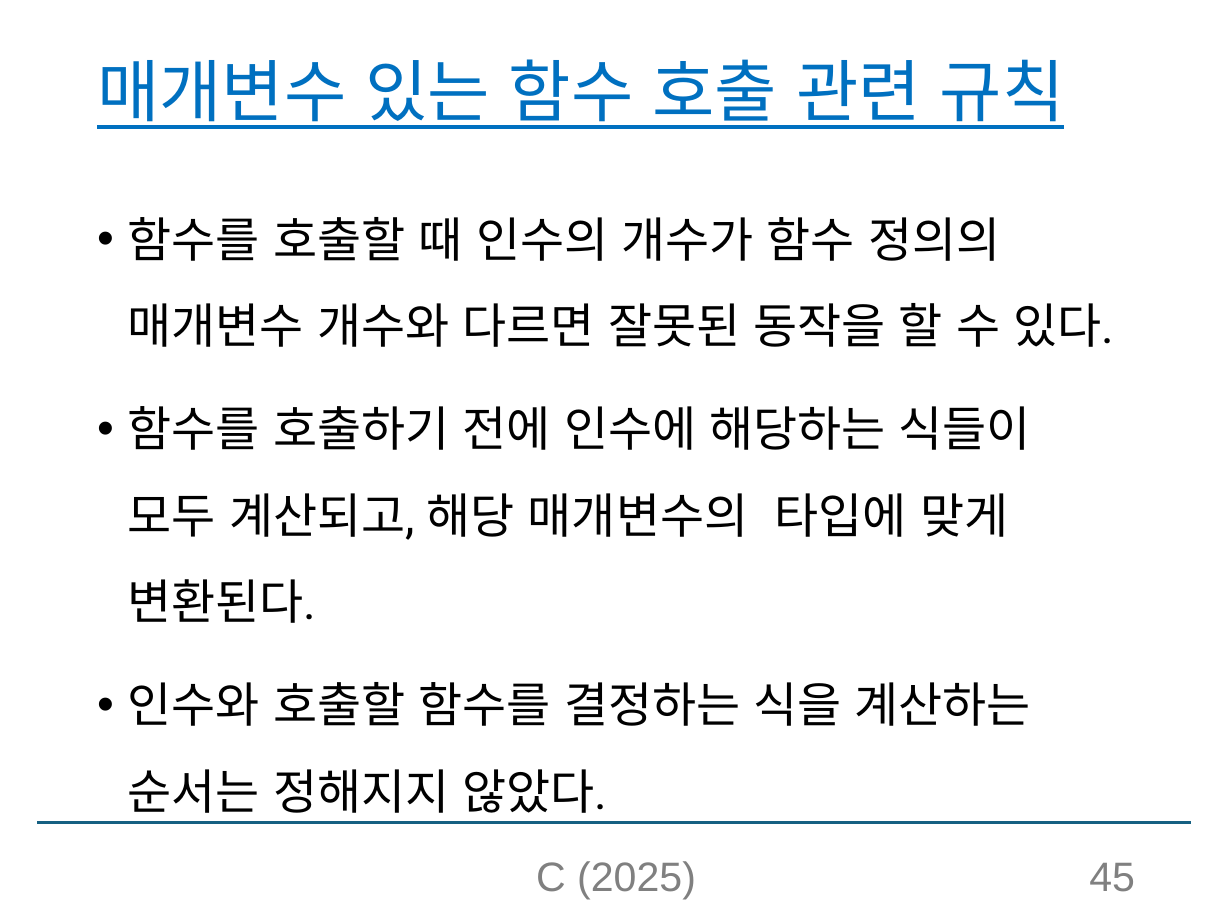
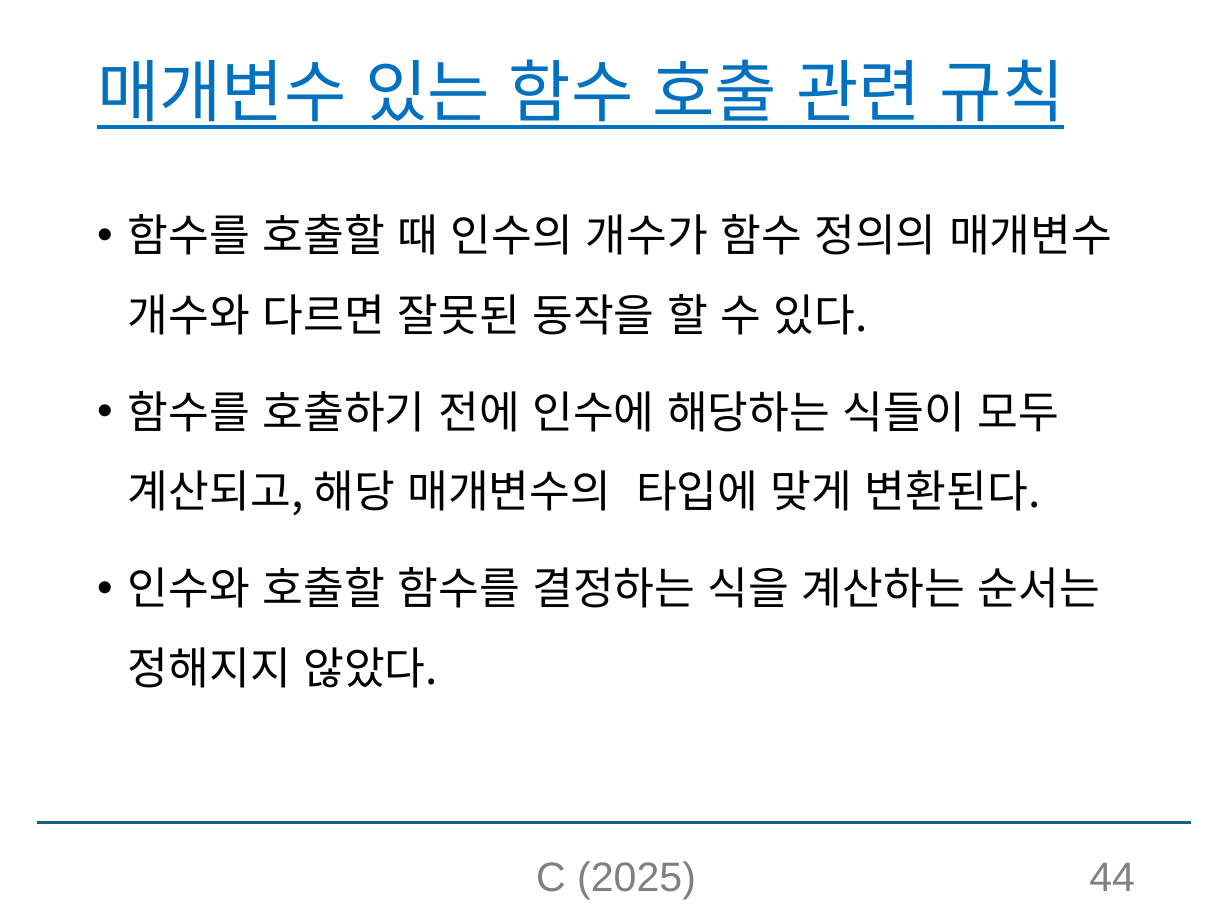
Before and after one commit to chaebkimm/C_ppt, a slide deck: slide 44 of C소개_실습제외.pptx (slide 45 before the commit). Drawn at 1232x924 pixels with LibreOffice and Linux fonts; fonts in the diff are those of the drawing. Boxes give left, top, right and bottom in pixels: in the first picture for what was removed or moved away, otherwise in the second. Text is boxed around its words. In the diff, an @@ line names an element or a change of style, - is before the commit and + after.

```diff
--- a/C소개_실습제외.pptx
+++ b/C소개_실습제외.pptx
@@ text "함수를 호출할 때 인수의 개수가 ..." at bbox=[128, 214, 1112, 688]: size 28 to 25.9 pt, font Roboto to Noto Sans CJK KR @@
@@ page number at bbox=[1089, 863, 1135, 891]: text changed @@
-45
+44
```
Also in this commit, not shown: 104 other slides changed, 1 slide removed.
